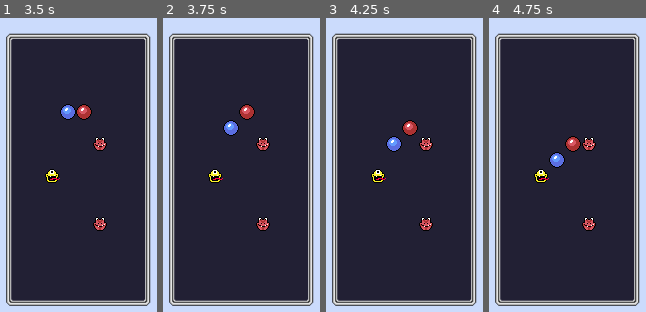
Above: before the commit, frames 1-4 (left to right).
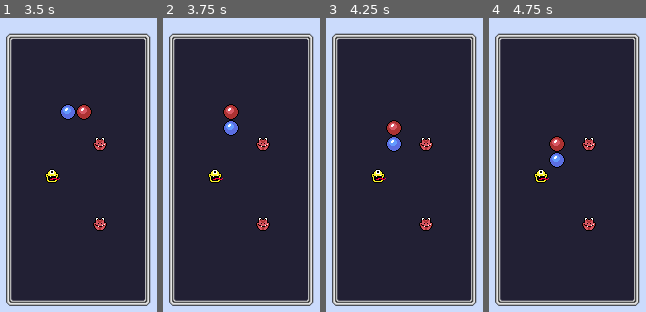
Above: after the commit, the same moments.

Repository: KurzweilTV/GodotWild67
Game: Godot game, scene res://levels/proto.tscn
The game is run twice, just before and just after one commit, with the same random seed, the same clock (stepped at 60 frames per second) and the same inputs.
Inputs:
- Up to frame 1 (3.5 s): tap Enter at 0.5, 2 s; hold D (right) 0.53-1.28 s; hold Space (rotate) 0.53-1.28 s; hold A (left) 1.28-2.03 s; tap S (slam) at 1.35, 2.85 s; hold Space (rotate) 2.03-2.78 s; hold D (right) from 2.03 s (still down)
- Up to frame 2 (3.75 s): tap Enter at 3.5 s; release D (right) at 3.53 s; hold A (left) from 3.53 s (still down); hold Space (rotate) from 3.53 s (still down)
- Up to frame 3 (4.25 s): keep holding A (left); keep holding Space (rotate)
- Up to frame 4 (4.75 s): keep holding A (left); release Space (rotate) at 4.28 s; tap S (slam) at 4.35 s

Frame 1 is identical in both runs. In frame 2, 0.8% of the frame differs, in the area x 38-59%, y 29-35%; in frame 3, 0.8%; in frame 4, 0.8%.

Commit message:
directory structure for audio

Diff:
--- a/project.godot
+++ b/project.godot
@@ -29,6 +29,13 @@
 window/size/viewport_width=640
 window/size/viewport_height=480
 window/stretch/mode="viewport"
+
+[file_customization]
+
+folder_colors={
+"res://art/": "teal",
+"res://sounds/": "teal"
+}
 
 [input]
 
--- a/scripts/capsule.gd
+++ b/scripts/capsule.gd
@@ -41,8 +41,8 @@
 
 # move and rotate functions
 func move_left() -> void:
-	if delay:
-		await get_tree().create_timer(0.01).timeout # Shitty Hack
+	#if delay:
+		#await get_tree().create_timer(0.01).timeout # Shitty Hack
 	var new_position = position + Vector2(-16, 0)
 	var grid_pos = Grid.position_to_grid(new_position)
 	if not Grid.is_cell_occupied(grid_pos) and pair_capsule != null and Grid.position_to_grid(pair_capsule.position) != grid_pos:
@@ -141,7 +141,6 @@
 	is_active_piece = false
 	deregister_with_gameboard()
 
-
 # signal functions
 func _on_ticker_timeout() -> void:
 	move_down()
